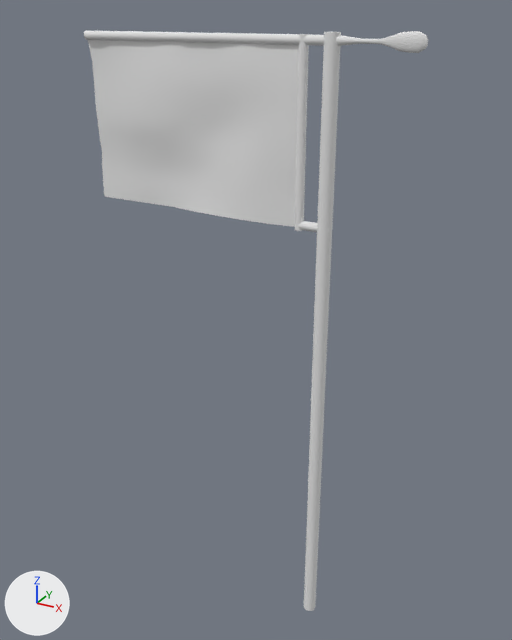
Two versions of the Blender file Models/HotAirBalloon/Wind Indicator/wind_indicator.blend, one commit apart.
Before and after are seen from a 50 mm lens placed at (1.108, -3.232, 3.423), pointed at (-0.632, -0.069, 1.842). The axes (+X, +Y, +Z) are drawn at lower left. The lights are the same throughout.
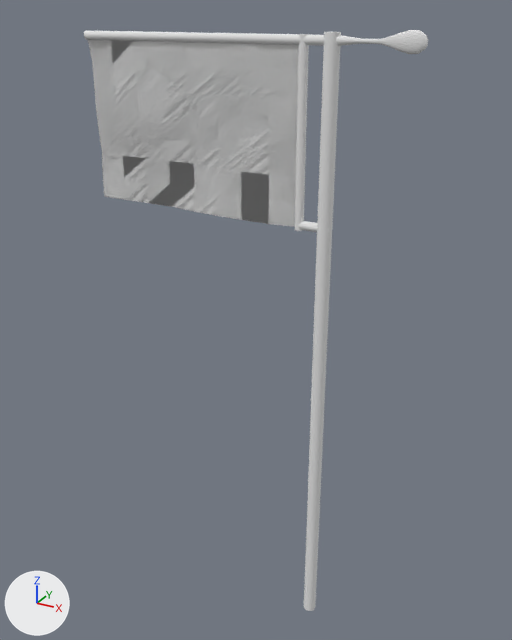
Boxes (x1, y1, x2, y2) around the edits, measured in the pictures (512 x 640 px):
part 1 of me_cylinder_000, added
    after: (88, 40, 299, 227)

The change in detail:
me_cylinder_000 is used by ob_cylinder_000; location (-1.082, -1.256, 2.509); rotation (0.0, 1.571, 0.0), in degrees (0, 90, 0); scale (0.0223, 0.0223, 0.0223).
me_cylinder_000 had 72 vertices, 56 faces and spanned x -34.6..3.1, y 47.1..50.3, z -22.2..33.4.
me_cylinder_000 now has 144 vertices, 112 faces and spans x -34.6..3.1, y 47.1..50.3, z -22.2..33.4.
me_cylinder_000 part 1: a new loose piece of 72 vertices spanning x -34.6..3.1, y 47.1..50.3, z -22.2..33.4, in mat_flag (its picture is missing).
